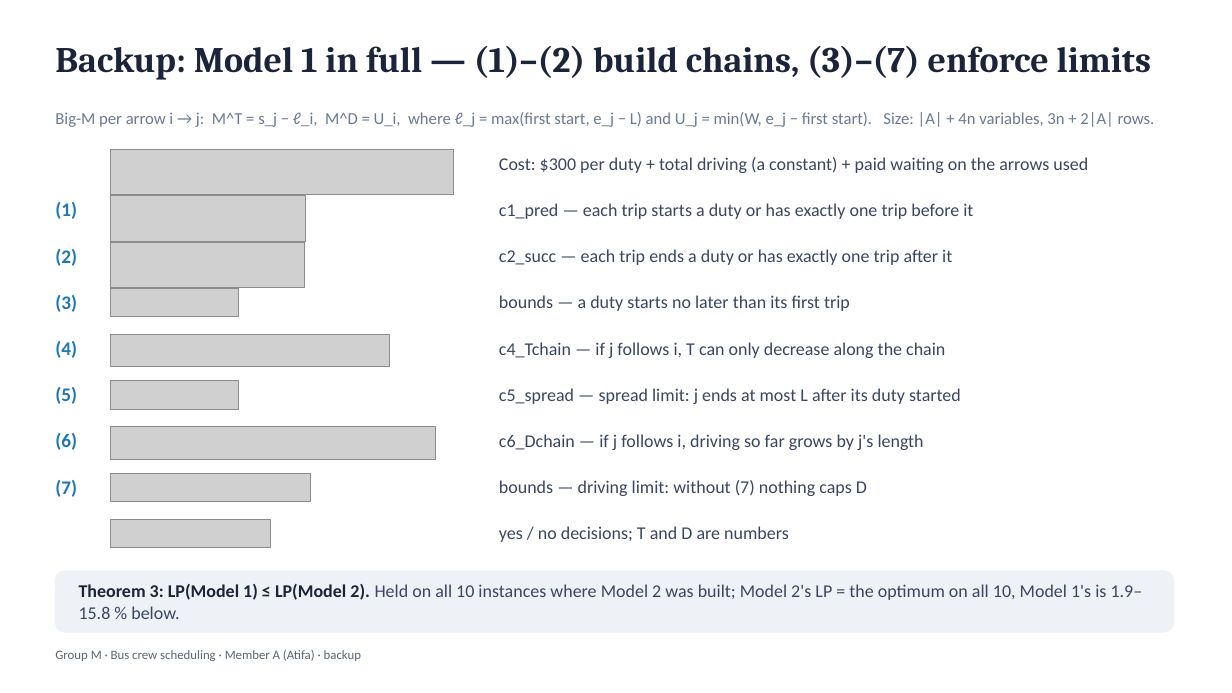
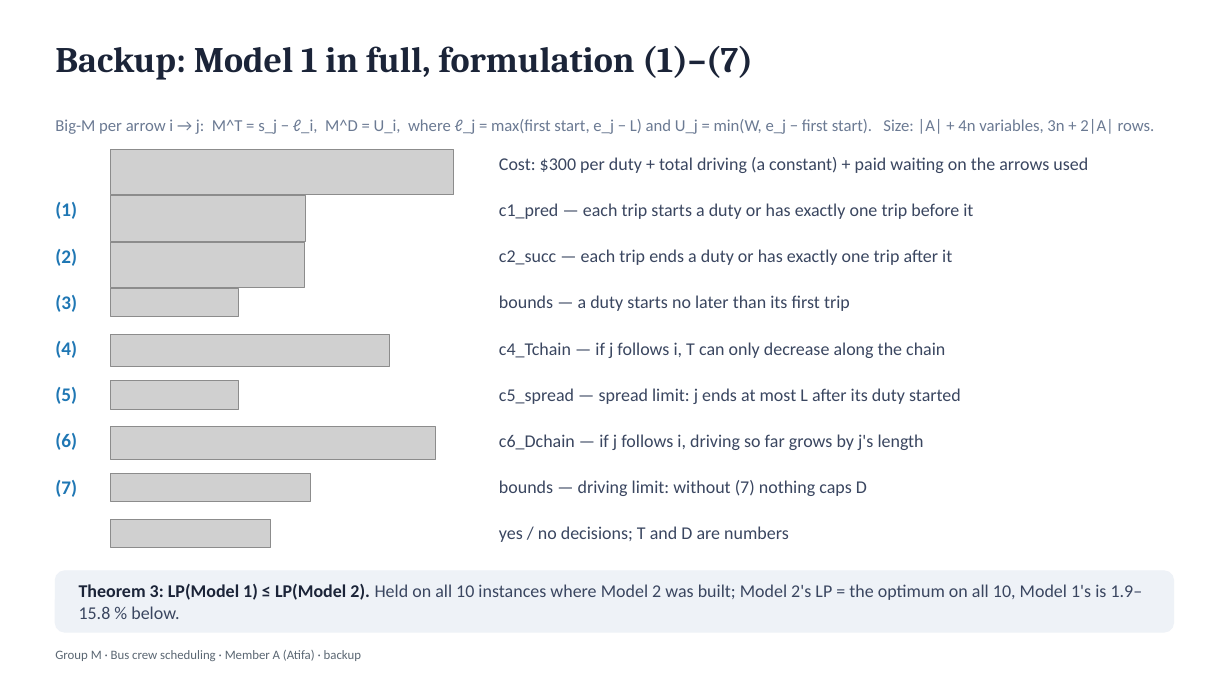
Before and after one commit to mariaakhoury/crew-scheduling, a slide deck: slide 6 of slides/slides_A.pptx. Drawn at 1232x693 pixels with LibreOffice and Linux fonts; fonts in the diff are those of the drawing; grey boxes stand for pictures. Boxes give left, top, right and bottom in pixels: in the first picture for what was removed or moved away, otherwise in the second. Text is boxed around its words. In the diff, an @@ line names an element or a change of style, - is before the commit and + after.

Commit message:
Backup slide: shorter title, no overlap

```diff
--- a/slides/slides_A.pptx
+++ b/slides/slides_A.pptx
@@ title at bbox=[55, 46, 753, 80]: text changed @@
-Backup: Model 1 in full — (1)–(2) build chains, (3)–(7) enforce limits
+Backup: Model 1 in full, formulation (1)–(7)
@@ text "Big-M per arrow i → ...": place and size @@
-text "Big-M per arrow i → ..." at bbox=[55, 112, 1155, 127]
+text "Big-M per arrow i → ..." at bbox=[55, 119, 1155, 134]
```
